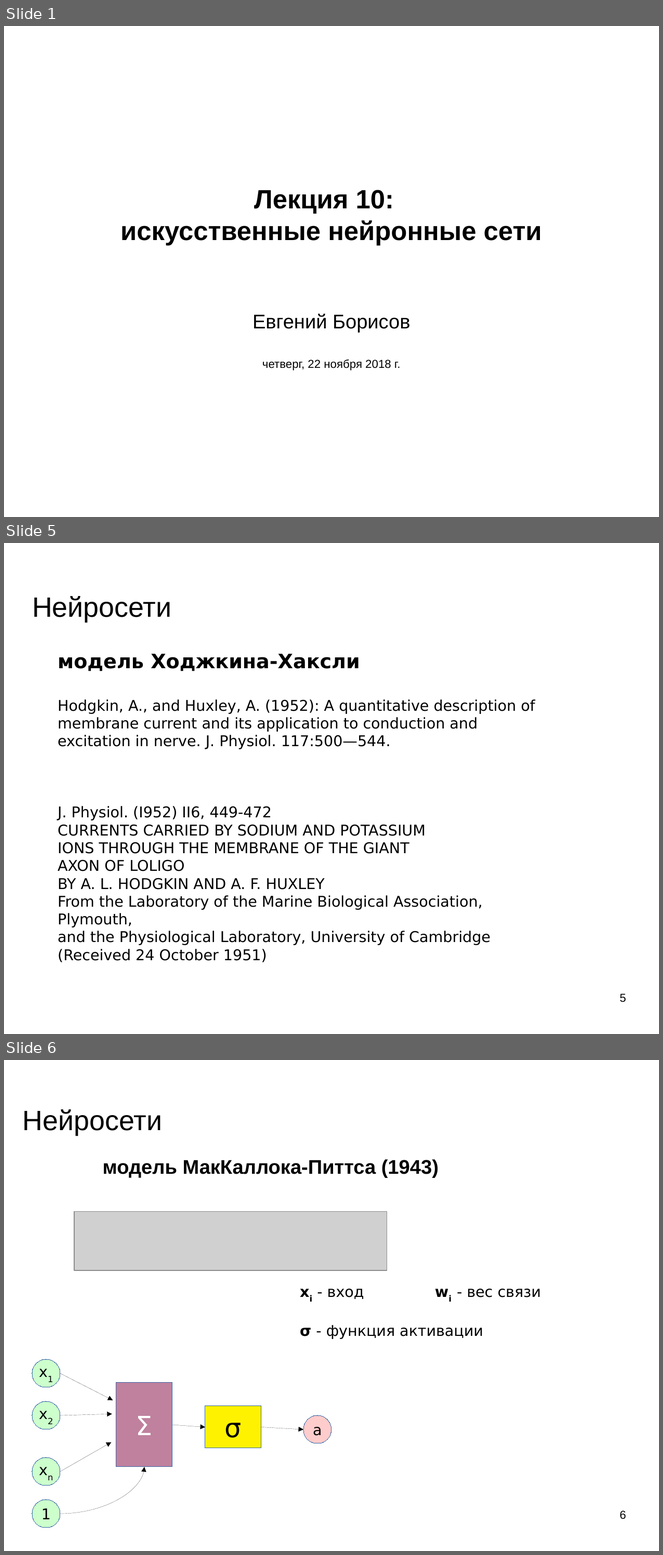
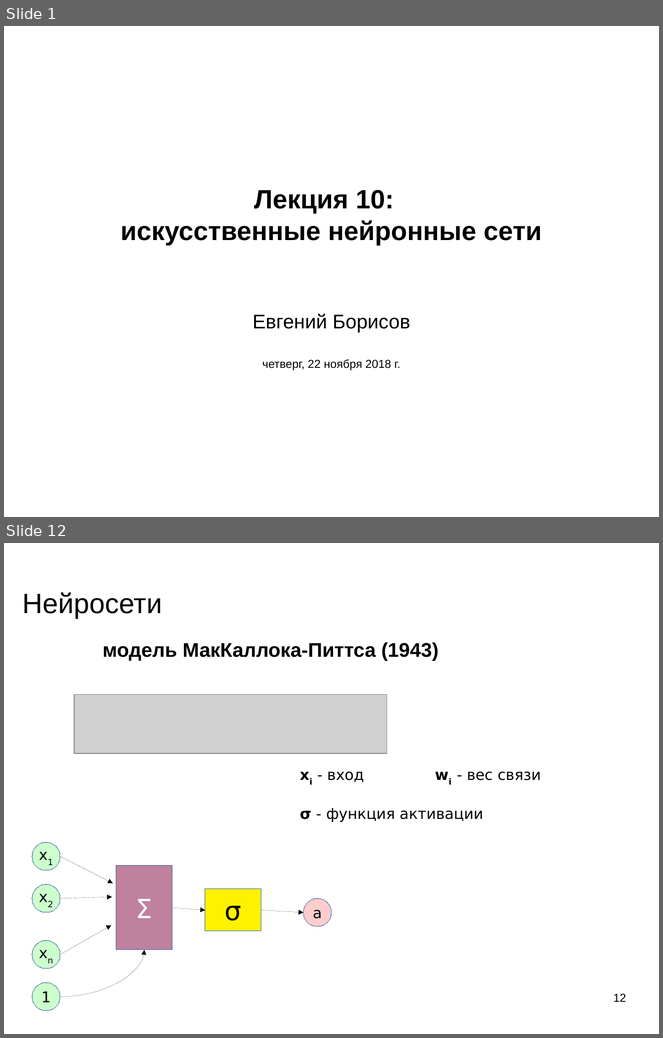
Before and after one commit to mechanoid5/ml_lectorium_legacy, a slide deck: 10-ann.odp. Shown one above the other, each under a label of ours: slides 1, 5 and 6 before the commit, slides 1 and 12 after it; the slides between them are not shown. The pictures are 663x1555 and 663x1038 pixels, drawn with LibreOffice and Linux fonts; fonts in the diff are those of the drawing; grey boxes stand for pictures; background and template pictures are left out. Boxes give left, top, right and bottom in pixels: in the first picture for what was removed or moved away, otherwise in the second. Text is boxed around its words. In the diff, an @@ line names an element or a change of style, - is before the commit and + after.

```diff
--- a/10-ann.odp
+++ b/10-ann.odp
@@ slide 5 removed at [4, 543, 659, 1034], background picture (left out) @@
@@ title removed at [32, 596, 171, 622] @@
-Нейросети
@@ text removed at [58, 654, 535, 963] @@
-модель Ходжкина-Хаксли
-Hodgkin, A., and Huxley, A. (1952): A quantitative description of membrane current and its application to conduction and excitation in nerve. J. Physiol. 117:500—544.
-J. Physiol. (I952) II6, 449-472
-CURRENTS CARRIED BY SODIUM AND POTASSIUM
-IONS THROUGH THE MEMBRANE OF THE GIANT
-AXON OF LOLIGO
-BY A. L. HODGKIN AND A. F. HUXLEY
-From the Laboratory of the Marine Biological Association, Plymouth,
-and the Physiological Laboratory, University of Cambridge
-(Received 24 October 1951)
@@ page number removed at [620, 994, 626, 1003] @@
-5
@@ what was slide 6 is now slide 12 @@
@@ page number at [613, 994, 626, 1002]: text changed @@
-6
+12
```
Also in this commit, not shown: 2 slides changed, 8 slides added, 1 other slide removed, 6 other files.
